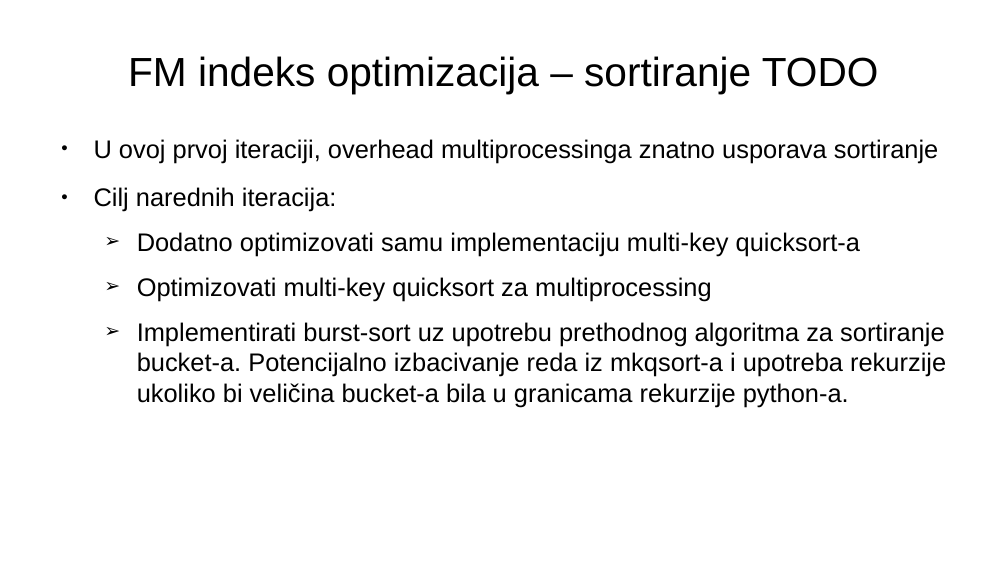
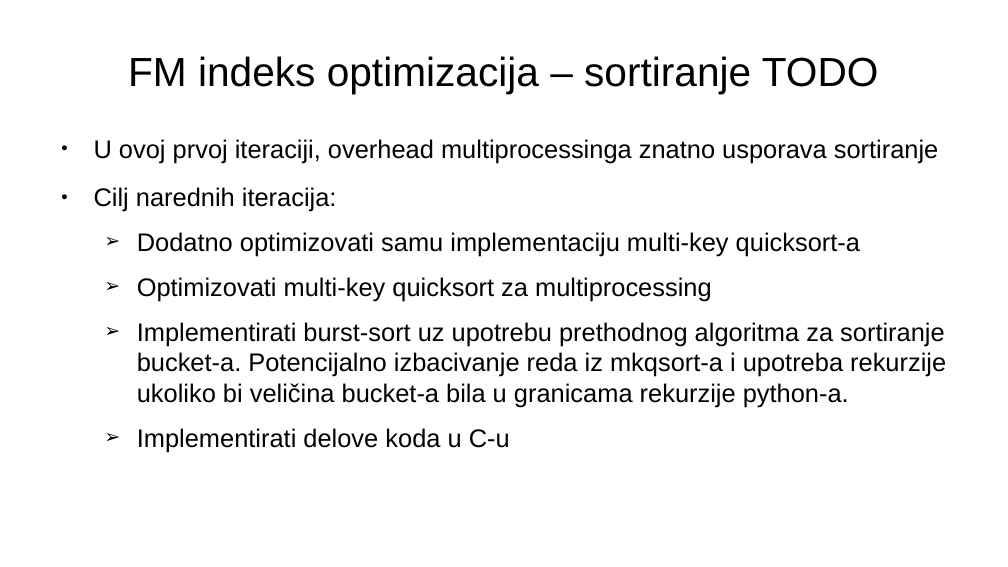
Before and after one commit to MalovicAleksandar/gi2022-ma213375m-projzad4, a slide deck: slide 40 of prezentacija.pptx. Drawn at 1008x567 pixels with LibreOffice and Linux fonts; fonts in the diff are those of the drawing. Boxes give left, top, right and bottom in pixels: in the first picture for what was removed or moved away, otherwise in the second. Text is boxed around its words. In the diff, an @@ line names an element or a change of style, - is before the commit and + after.

```diff
--- a/prezentacija.pptx
+++ b/prezentacija.pptx
@@ text at bbox=[137, 428, 510, 452]: paragraph added @@
+  ➢ Implementirati delove koda u C-u
```
Also in this commit, not shown: 3 other slides changed, 4 other files.
